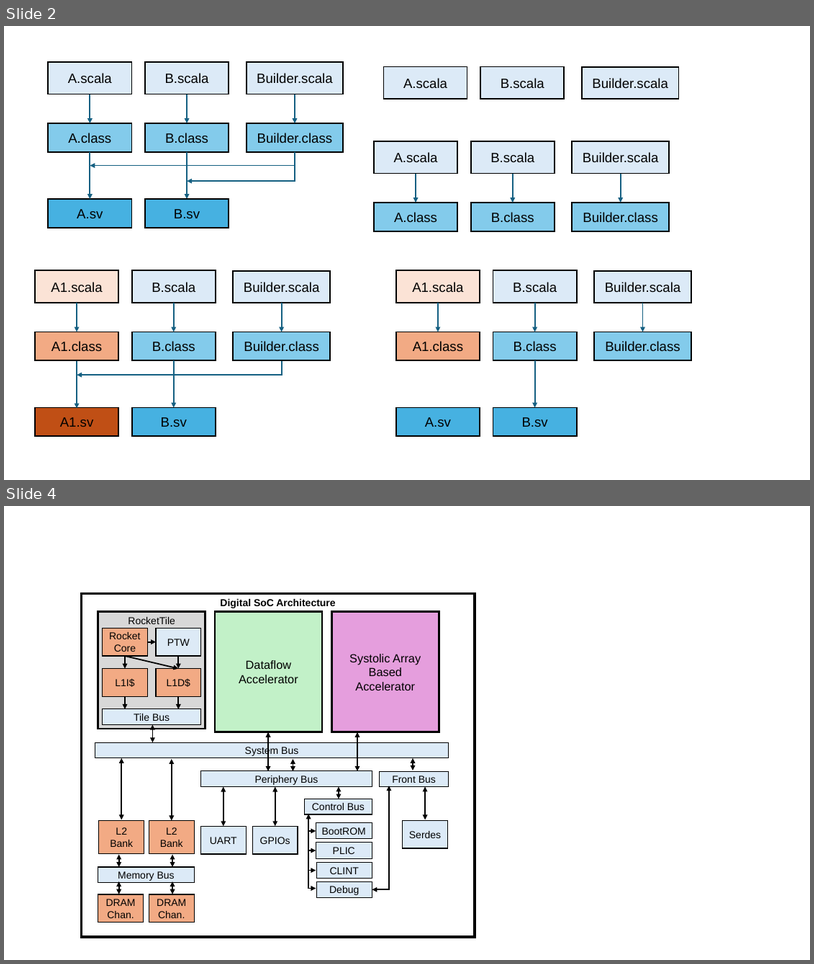
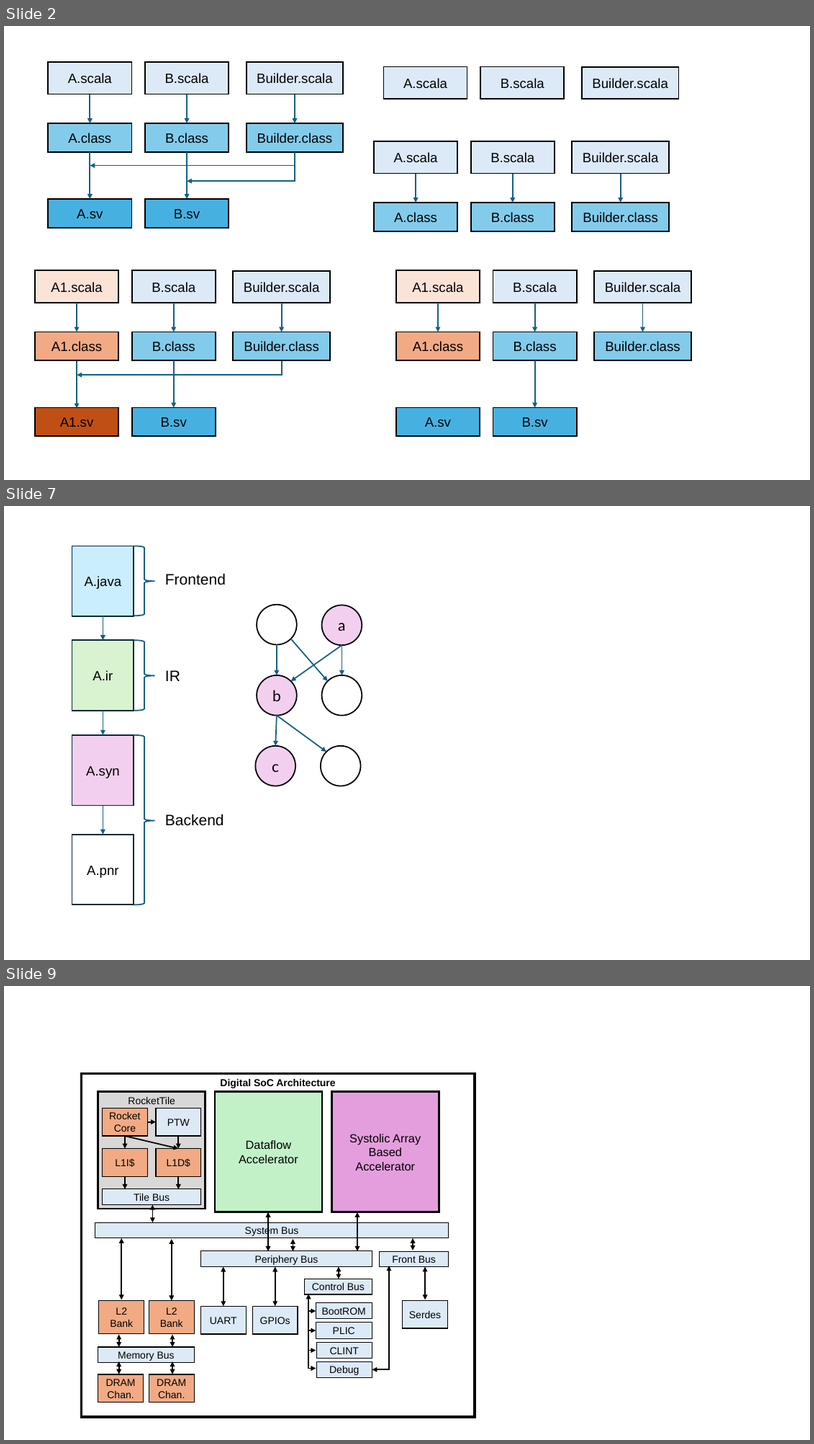
Before and after one commit to vighneshiyer/publications, a slide deck: figs/latte24/figs.pptx. Shown one above the other, each under a label of ours: slides 2 and 4 before the commit, slides 2, 7 and 9 after it; the slides between them are not shown. The pictures are 814x964 and 814x1444 pixels, drawn with LibreOffice and Linux fonts; fonts in the diff are those of the drawing. Boxes give left, top, right and bottom in pixels: in the first picture for what was removed or moved away, otherwise in the second. Text is boxed around its words. In the diff, an @@ line names an element or a change of style, - is before the commit and + after.

```diff
--- a/figs/latte24/figs.pptx
+++ b/figs/latte24/figs.pptx
@@ slide 7 added at (x1=4, y1=506, x2=810, y2=960), background #FFFFFF @@
@@ group added at (x1=72, y1=546, x2=362, y2=905): 9 arrows, 6 ellipses, 4 rectangles, 3 right braces, 3 texts @@
+A.java
+A.ir
+A.syn
+A.pnr
+Backend
+IR
+Frontend
+b
+a
+c
@@ what was slide 4 is now slide 9 @@
```
Also in this commit, not shown: 3 slides changed, 4 other slides added, 8 other files.
